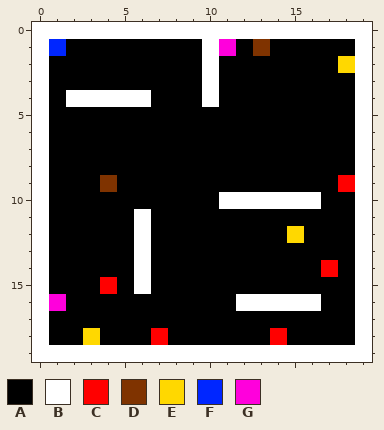
Pixel-art sprite: res/level1.png. The picture above was drawn from the file before the commit.
The file is 20x20 pixels.
Palette (. is transparent): A #000000  B #ffffff  C #ff0000  D #7f3300  E #ffd800  F #0026ff  G #ff00dc
Pixels before, first column x 0:
 0 BBBBBBBBBBBBBBBBBBBB
 1 BFAAAAAAAABGADAAAAAB
 2 BAAAAAAAAABAAAAAAAEB
 3 BAAAAAAAAABAAAAAAAAB
 4 BABBBBBAAABAAAAAAAAB
 5 BAAAAAAAAAAAAAAAAAAB
 6 BAAAAAAAAAAAAAAAAAAB
 7 BAAAAAAAAAAAAAAAAAAB
 8 BAAAAAAAAAAAAAAAAAAB
 9 BAAADAAAAAAAAAAAAACB
10 BAAAAAAAAAABBBBBBAAB
11 BAAAAABAAAAAAAAAAAAB
12 BAAAAABAAAAAAAAEAAAB
13 BAAAAABAAAAAAAAAAAAB
14 BAAAAABAAAAAAAAAACAB
15 BAAACABAAAAAAAAAAAAB
16 BGAAAAAAAAAABBBBBAAB
17 BAAAAAAAAAAAAAAAAAAB
18 BAAEAAACAAAAAACAAAAB
19 BBBBBBBBBBBBBBBBBBBB
After:
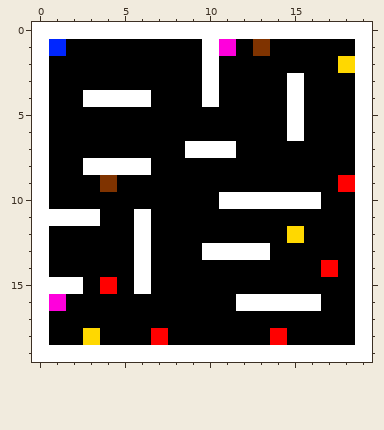
The edit:
y 3: x 15 A -> B
y 4: x 2 B -> A; x 15 A -> B
y 5..6: x 15 A -> B
y 7: x 9..11 AAA -> BBB
y 8: x 3..6 AAAA -> BBBB
y 11: x 1..3 AAA -> BBB
y 13: x 10..13 AAAA -> BBBB
y 15: x 1..2 AA -> BB
Pixel boxes of the changes (left, top, right, bottom) in both pictures:
changed: (287, 73, 304, 141)
changed: (49, 90, 236, 226)
changed: (202, 243, 270, 260)
changed: (49, 277, 83, 294)
